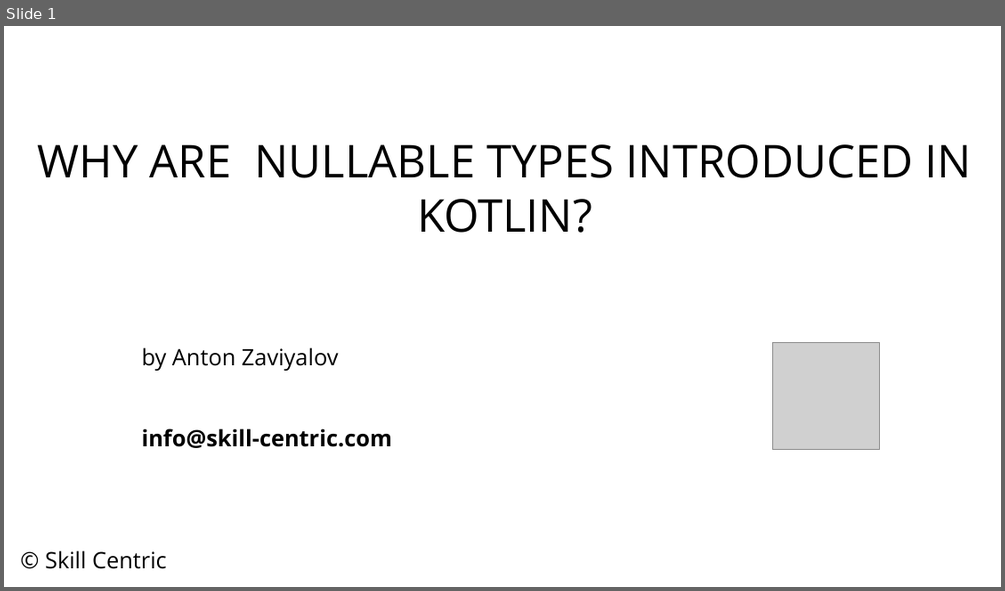
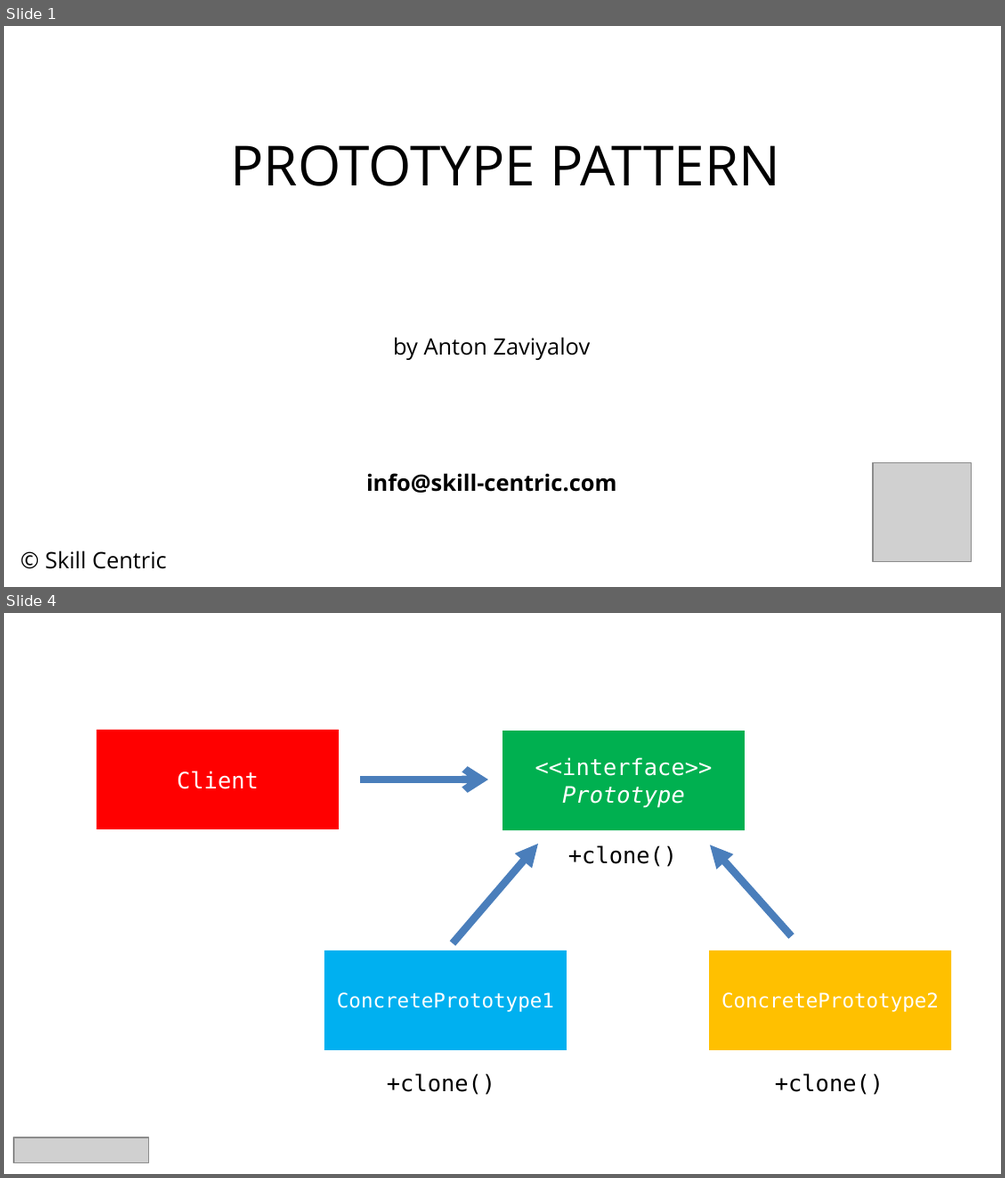
Before and after one commit to skill-centric/utils, a slide deck: src/main/resources/slide-template.pptx. Shown one above the other, each under a label of ours: slide 1 before the commit, slides 1 and 4 after it; the slides between them are not shown. The pictures are 1005x591 and 1005x1178 pixels, drawn with LibreOffice and Linux fonts; fonts in the diff are those of the drawing; grey boxes stand for pictures. Boxes give left, top, right and bottom in pixels: in the first picture for what was removed or moved away, otherwise in the second. Text is boxed around its words. In the diff, an @@ line names an element or a change of style, - is before the commit and + after.

```diff
--- a/src/main/resources/slide-template.pptx
+++ b/src/main/resources/slide-template.pptx
@@ slide 4 added at bbox=[4, 613, 1001, 1174], background #FFFFFF @@
@@ rectangle added at bbox=[97, 730, 339, 829], fill #FF0000, 18 pt, text #FFFFFF @@
+Client
@@ rectangle added at bbox=[502, 730, 744, 830], fill #00B050, 18 pt, text #FFFFFF @@
+<<interface>>
+Prototype
@@ arrow added from (360, 779) to (488, 779), #4B7EBC 6 pt @@
@@ arrow added from (453, 943) to (539, 844), #4B7EBC 6 pt @@
@@ text added at bbox=[568, 845, 677, 867], 18 pt, text #000000 @@
++clone()
@@ arrow added from (792, 936) to (711, 844), #4B7EBC 6 pt @@
@@ rectangle added at bbox=[324, 950, 566, 1050], fill #00B0F0, 16 pt, text #FFFFFF @@
+ConcretePrototype1
@@ rectangle added at bbox=[710, 950, 952, 1050], fill #FFC000, 16 pt, text #FFFFFF @@
+ConcretePrototype2
@@ text added at bbox=[387, 1073, 495, 1094], 18 pt, text #000000 @@
++clone()
@@ text added at bbox=[775, 1073, 883, 1094], 18 pt, text #000000 @@
++clone()
@@ picture added at bbox=[14, 1137, 149, 1163] @@
@@ slide 1 changed as well @@
@@ text at bbox=[231, 145, 781, 186]: text changed; size 36 to 44 pt @@
-WHY ARE NULLABLE TYPES INTRODUCED IN KOTLIN?
+PROTOTYPE PATTERN
@@ text "by Anton Zaviyalov": place and size @@
-text "by Anton Zaviyalov" at bbox=[142, 347, 392, 448]
+text "by Anton Zaviyalov" at bbox=[366, 337, 616, 492]
@@ text "by Anton Zaviyalov" at bbox=[366, 337, 616, 492]: alignment left to centre @@
@@ picture removed at bbox=[773, 343, 880, 450] @@
@@ picture added at bbox=[874, 463, 971, 562] @@
```
Also in this commit, not shown: 1 other slide changed, 2 other slides added, 12 slides removed.
